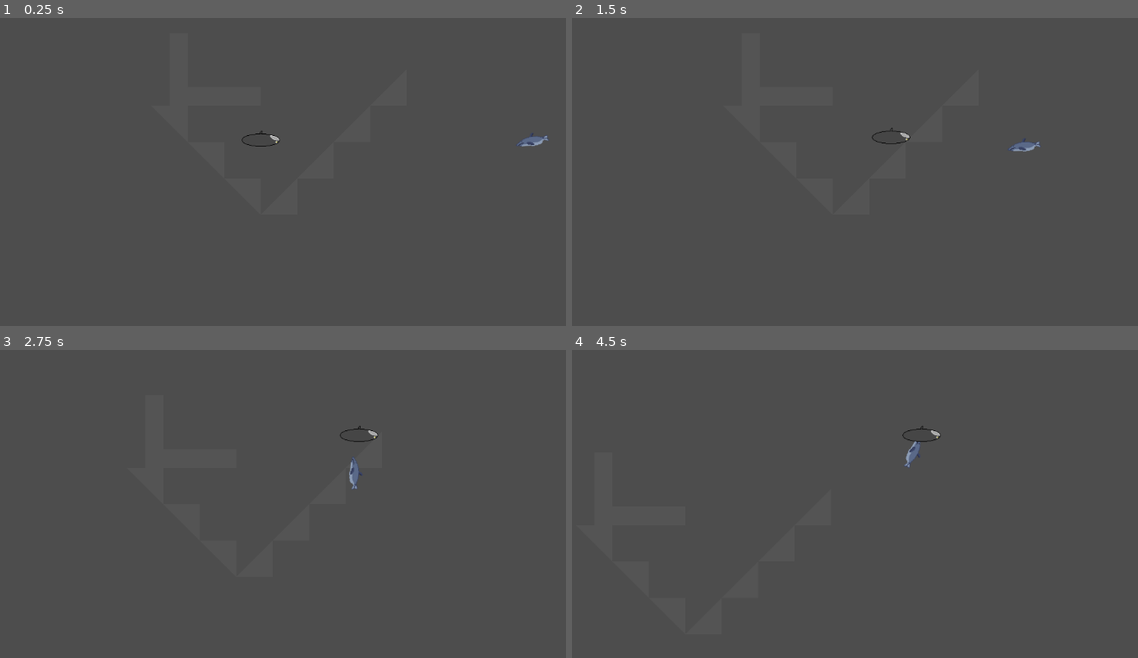
Above: before the commit, frames 1-4 (two rows, left to right).
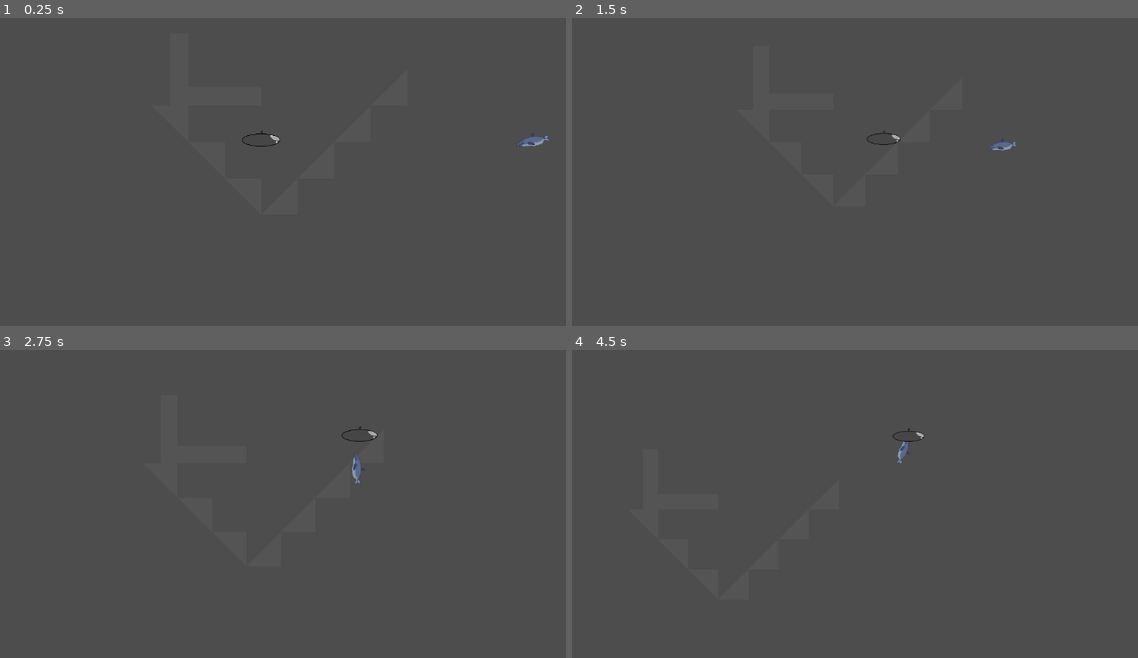
Above: after the commit, the same moments.

Repository: Sub-game-team/Subgame
Game: Godot game, scene res://main.tscn
Two runs of this game, one before a commit and one after it. Both use one fixed random seed, a clock stepped at 60 frames per second and the inputs below.
Inputs (mouse positions are in pixels of both pictures, inside the frame that each line leads up to):
- Up to frame 1 (0.25 s): no input
- Up to frame 2 (1.5 s): move the mouse to (979, 122) at 0.52 s; hold Right (right) 0.53-1.28 s; tap Mouse wheel up (ui_zoom_in, bound only after the commit) at 0.6 s; tap Mouse wheel down (ui_zoom_out, bound only after the commit) at 0.8, 1.35 s; move the mouse to (702, 159) at 1.27 s; hold Down (down) from 1.28 s (still down)
- Up to frame 3 (2.75 s): tap Mouse wheel up (ui_zoom_in, bound only after the commit) at 1.55, 2.1 s; move the mouse to (328, 393) at 2.02 s; release Down (down) at 2.03 s; hold Right (right) from 2.03 s (still down); tap Mouse wheel down (ui_zoom_out, bound only after the commit) at 2.3 s
- Up to frame 4 (4.5 s): move the mouse to (798, 547) at 2.77 s; release Right (right) at 2.78 s; hold Up (up) 2.78-3.53 s; tap Mouse wheel down (ui_zoom_out, bound only after the commit) at 2.85, 3.8, 4.35 s; tap Mouse wheel up (ui_zoom_in, bound only after the commit) at 3.05, 3.6 s; move the mouse to (1030, 528) at 3.52 s; hold Left (left) from 3.53 s (still down); move the mouse to (634, 417) at 4.27 s

The runs differ from the first frame. In frame 1, less than 0.1% of the frame differs, in the area x 42-97%, y 36-42%; in frame 2, 0.3%, in the area x 52-83%, y 35-44%; in frame 3, 0.2%; in frame 4, 0.3%.

Commit message:
Added a camera zoom that works just fine. it fine-tunes by using a quadratic formula to zoom faster if the zoom is smol, and slower if it is BIG

Diff:
--- a/CharacterBody2DMovement.gd
+++ b/CharacterBody2DMovement.gd
@@ -13,7 +13,7 @@
 		yMovement -= 4
 	if Input.is_action_pressed("down") and yMovement <= 498:
 		yMovement += 4
-	if xMovement >= 1 and not Input.is_action_pressed("right"):
+	if xMovement >= 0 and not Input.is_action_pressed("right"):
 		xMovement -= 2
 	if xMovement <= 0 and not Input.is_action_pressed("left"):
 		xMovement += 2
--- a/player.tscn
+++ b/player.tscn
@@ -1,7 +1,8 @@
-[gd_scene load_steps=4 format=3 uid="uid://ch43k4w4dvjsy"]
+[gd_scene load_steps=5 format=3 uid="uid://ch43k4w4dvjsy"]
 
 [ext_resource type="Script" path="res://CharacterBody2DMovement.gd" id="1_pvkax"]
 [ext_resource type="Texture2D" uid="uid://dyin74fbqfreg" path="res://pixil-frame-0.png" id="2_nkn1r"]
+[ext_resource type="Script" path="res://player_camera.gd" id="3_1tnlc"]
 
 [sub_resource type="RectangleShape2D" id="RectangleShape2D_asitc"]
 size = Vector2(30, 30)
@@ -21,9 +22,10 @@
 texture = ExtResource("2_nkn1r")
 
 [node name="Camera2D" type="Camera2D" parent="."]
+position = Vector2(-1, 0)
 limit_smoothed = true
-position_smoothing_speed = 3.0
 drag_horizontal_enabled = true
 drag_vertical_enabled = true
 drag_left_margin = 0.3
 drag_right_margin = 0.3
+script = ExtResource("3_1tnlc")
--- /dev/null
+++ b/player_camera.gd
@@ -0,0 +1,37 @@
+extends Camera2D
+
+var zoom_speed_fact = 0.1
+var zoom_speed = 0
+var min_zoom = 0.5
+var max_zoom = 8
+
+func _ready():
+	pass
+
+# Called every frame. 'delta' is the elapsed time since the previous frame.
+func _process(delta):
+
+	# Check for mouse wheel input
+	var zoom_input = 0.0
+	#print(Input.is_action_just_pressed("ui_zoom_in"), Input.is_action_just_pressed("ui_zoom_out"))
+	if Input.is_action_just_pressed("ui_zoom_in"):
+		zoom_input += 1.0
+	if Input.is_action_just_pressed("ui_zoom_out"):
+		zoom_input -= 1.0
+
+	# Adjust the zoom based on the input
+	zoom_camera(zoom_input)
+
+func zoom_camera(zoom_input):
+	# Calculate the new scale factor
+	zoom_speed = calculate_zoom_speed(zoom_speed_fact)
+	var new_scale = clamp(zoom.x + zoom_input * zoom_speed, min_zoom, max_zoom)
+	# Set the new scale
+	zoom.x = new_scale
+	zoom.y = new_scale
+
+func calculate_zoom_speed(zoom_speed_factor = 0.5) -> float:
+	# You can adjust the coefficients of the quadratic function
+
+	# Calculate the speed based on the current scale
+	return zoom_speed_factor * pow(zoom.x, 2.0)
--- a/project.godot
+++ b/project.godot
@@ -51,6 +51,16 @@
 , Object(InputEventKey,"resource_local_to_scene":false,"resource_name":"","device":-1,"window_id":0,"alt_pressed":false,"shift_pressed":false,"ctrl_pressed":false,"meta_pressed":false,"pressed":false,"keycode":0,"physical_keycode":65,"key_label":0,"unicode":97,"echo":false,"script":null)
 ]
 }
+ui_zoom_in={
+"deadzone": 0.5,
+"events": [Object(InputEventMouseButton,"resource_local_to_scene":false,"resource_name":"","device":-1,"window_id":0,"alt_pressed":false,"shift_pressed":false,"ctrl_pressed":false,"meta_pressed":false,"button_mask":0,"position":Vector2(0, 0),"global_position":Vector2(0, 0),"factor":1.0,"button_index":4,"canceled":false,"pressed":false,"double_click":false,"script":null)
+]
+}
+ui_zoom_out={
+"deadzone": 0.5,
+"events": [Object(InputEventMouseButton,"resource_local_to_scene":false,"resource_name":"","device":-1,"window_id":0,"alt_pressed":false,"shift_pressed":false,"ctrl_pressed":false,"meta_pressed":false,"button_mask":0,"position":Vector2(0, 0),"global_position":Vector2(0, 0),"factor":1.0,"button_index":5,"canceled":false,"pressed":false,"double_click":false,"script":null)
+]
+}
 
 [layer_names]
 
